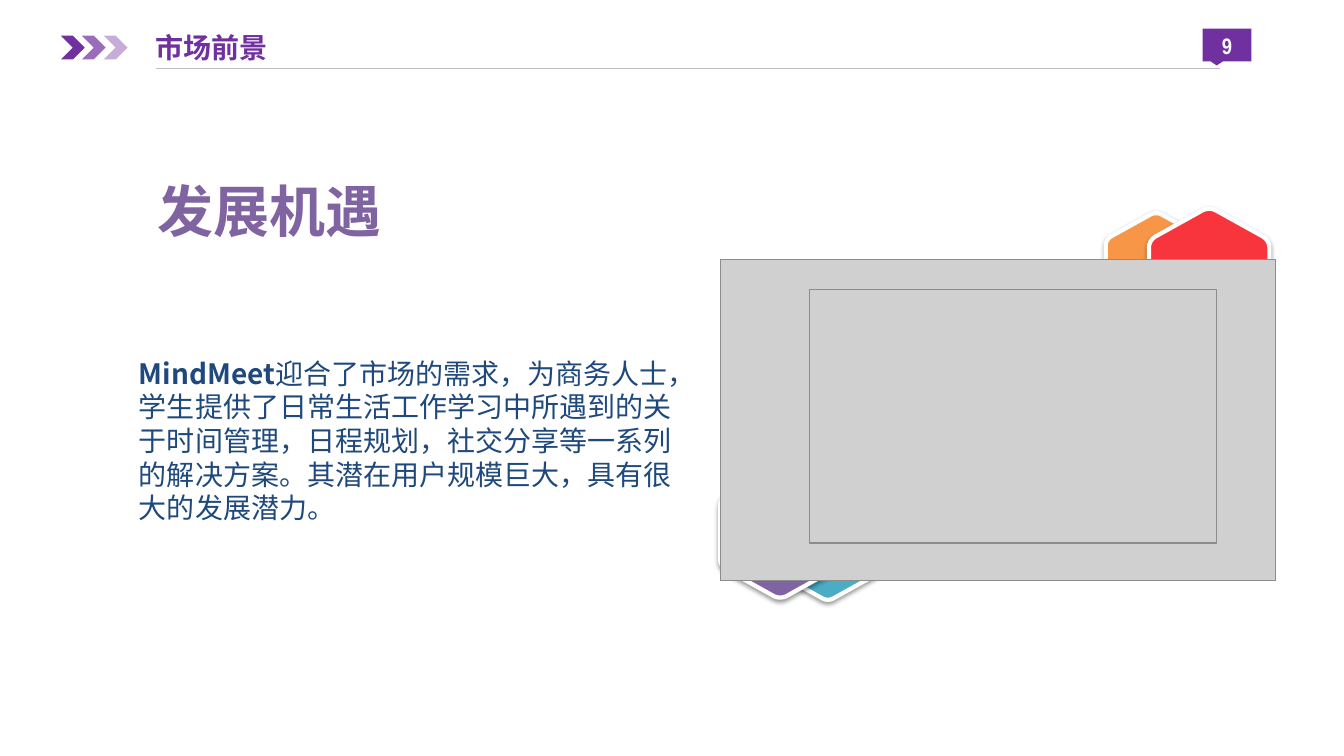
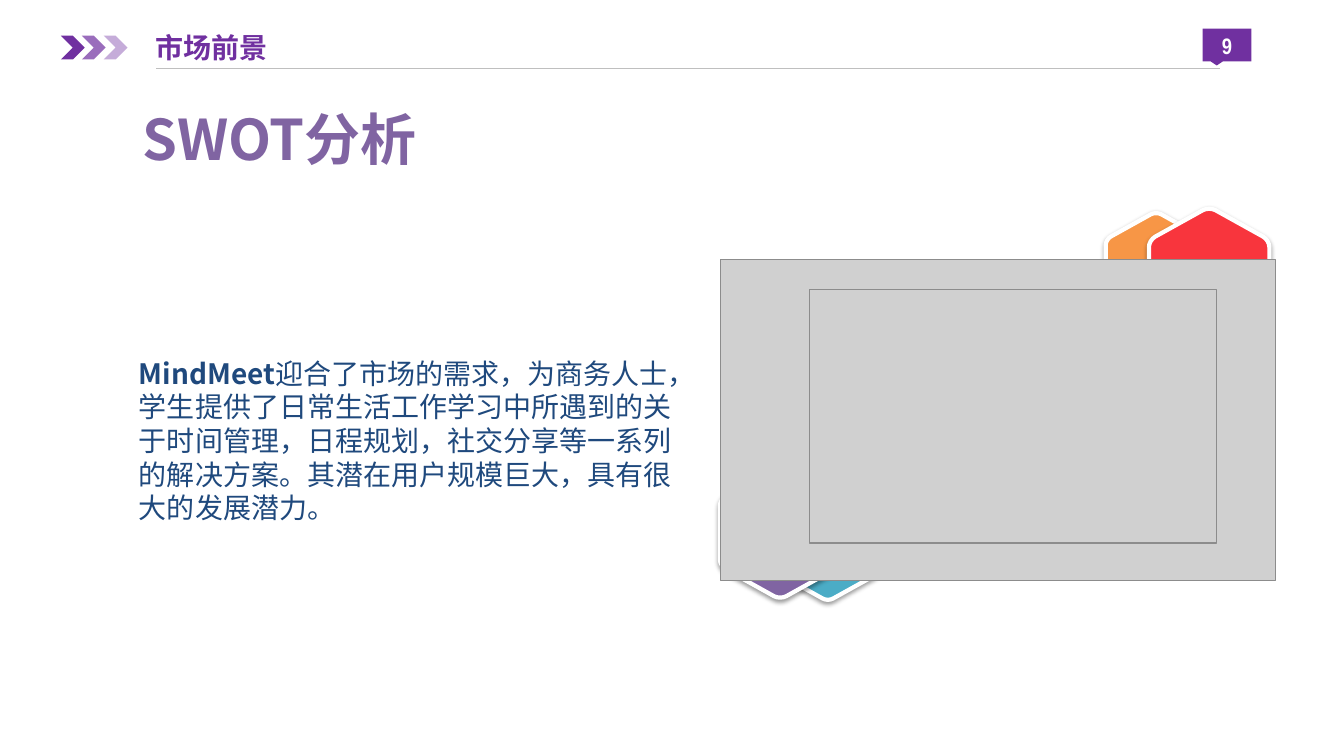
Before and after one commit to luxingzhi27/Tongji_SAD_2023_project, a slide deck: slide 9 of 商业计划书/MindMeet.pptx. Drawn at 1344x756 pixels with LibreOffice and Linux fonts; fonts in the diff are those of the drawing; grey boxes stand for pictures; background and template pictures are left out. Boxes give left, top, right and bottom in pixels: in the first picture for what was removed or moved away, otherwise in the second. Text is boxed around its words. In the diff, an @@ line names an element or a change of style, - is before the commit and + after.

```diff
--- a/商业计划书/MindMeet.pptx
+++ b/商业计划书/MindMeet.pptx
@@ text at box(142, 112, 416, 165): text changed @@
-发展机遇
+SWOT分析
```
Also in this commit, not shown: 4 other slides changed, 12 other files.
